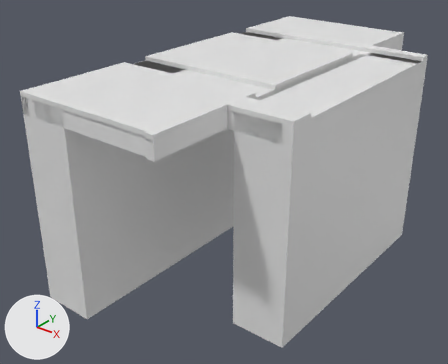
Renders of the glTF model models/amsterdam/amsterdam-brug-75f09915/amsterdam-brug-75f09915.glb from each side of a commit.
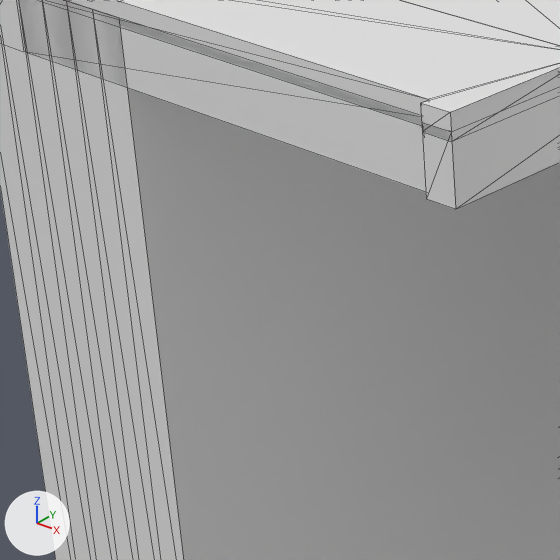
Each version is shown whole from a 50 mm lens placed at (16.7, -24.2, 8.3), pointed at (-1.4, -1.7, -5.7), then close up on the part from 7% to 41% of the width and 29% to 71% of the height. The lights are fixed; the arrows at lower left show +X, +Y and +Z. The last two pictures show the newer version. The close-ups show mesh edges as thin lines.

The older version as bpy lines, for what is in view:
```python
me_dek = bpy.data.meshes.new('dek')
me_dek.from_pydata(...)  # 50 vertices, 96 faces; spans x -5.4..5.4, y -10.2..10.2, z -0.6..0.2
me_landhoofd__aangenomen = bpy.data.meshes.new('landhoofd (aangenomen)')
me_landhoofd__aangenomen.from_pydata(...)  # 28 vertices, 52 faces; spans x -5.4..-2.7, y -10.1..10.1, z -10.0..0.2
me_voetpad_2 = bpy.data.meshes.new('voetpad 2')
me_voetpad_2.from_pydata(...)  # 14 vertices, 24 faces; spans x -5.42..2.37, y -10.24..-8.24, z 0.13..0.43
ob_road_dek = bpy.data.objects.new('road:dek', me_dek)
ob_road_dek.location = (0.0, 0.0, 0.0)
ob_road_landhoofd__aangenomen = bpy.data.objects.new('road:landhoofd (aangenomen)', me_landhoofd__aangenomen)
ob_road_landhoofd__aangenomen.location = (0.0, 0.0, 0.0)
ob_road_voetpad_2 = bpy.data.objects.new('road:voetpad 2', me_voetpad_2)
ob_road_voetpad_2.location = (0.0, 0.0, 0.0)
# also in view: 'road:fietspad' at (0.0, -6.2, 0.3)
```
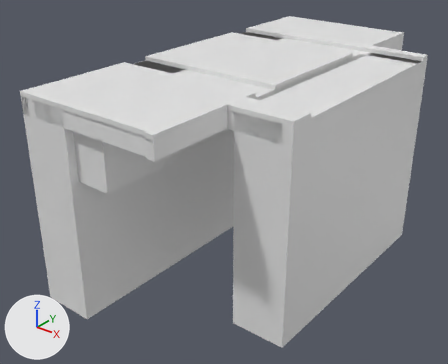
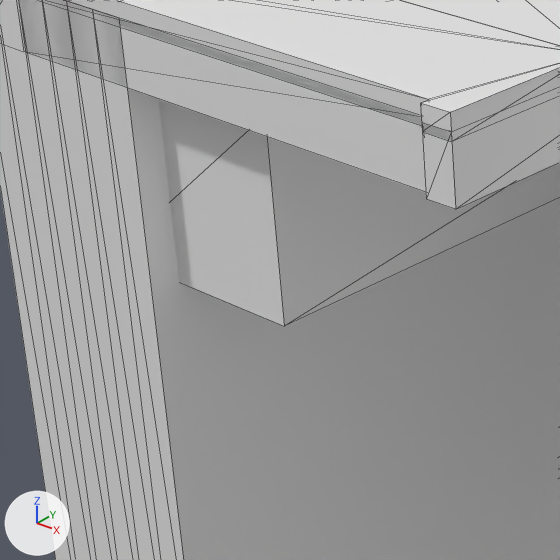
The change, as a list of edits to the scene's bpy script:
```text
Add me_contragewicht:
    me_contragewicht.from_pydata(...)  # a box spanning x -3.9..-0.9, y -9.7..9.7, z -3.1..-0.6
Add ob_building_contragewicht:
    ob_building_contragewicht = bpy.data.objects.new('building:contragewicht', me_contragewicht)
    ob_building_contragewicht.location = (0.0, 0.0, 0.0)
```

What differs and where, as boxes [x1, y1, x2, y2] in the close-ups (560 x 560 px):
'building:contragewicht', added
    after: [159, 99, 560, 326]
